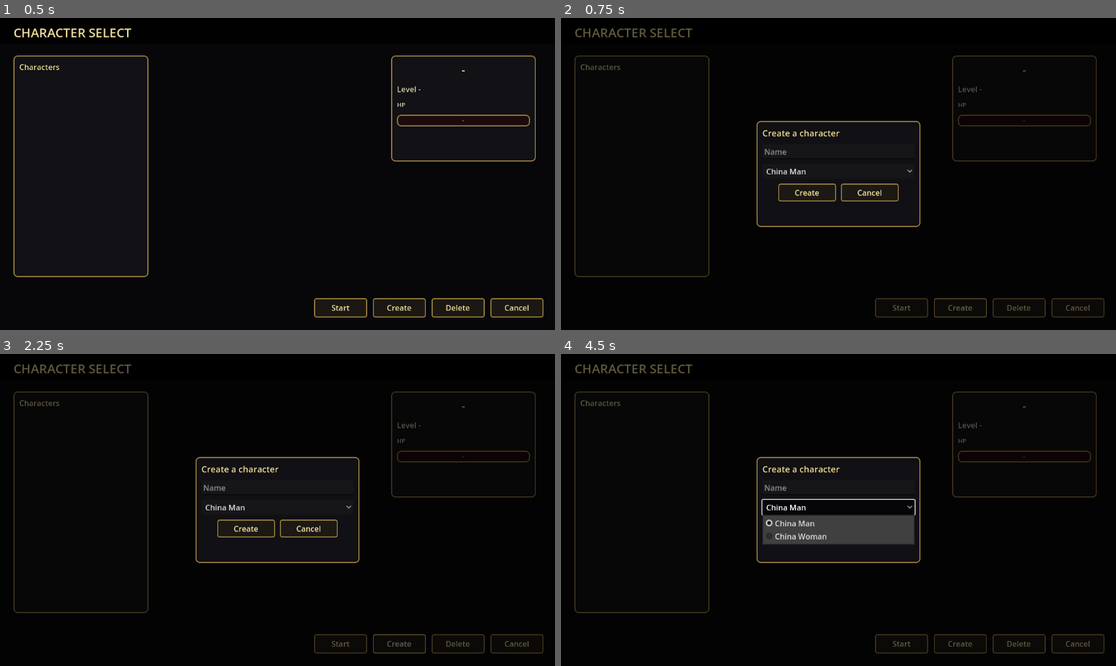
Above: before the commit, frames 1-4 (two rows, left to right).
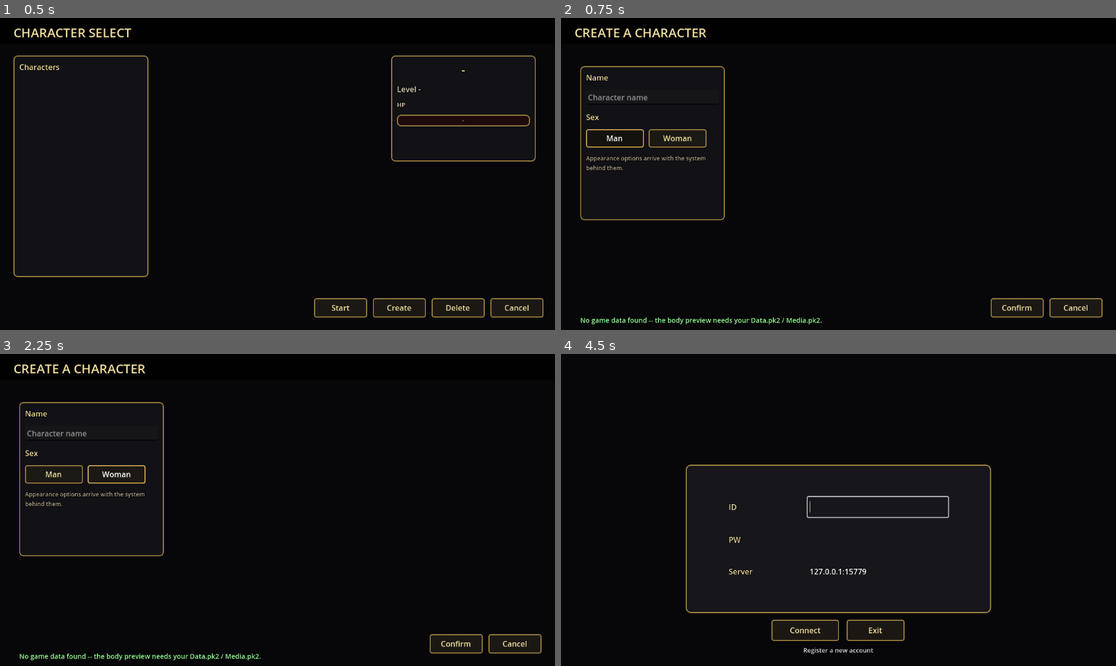
Above: after the commit, the same moments.

Repository: TheOpenSRO/OpenSRO
Game: Godot game, scene res://scenes/CharacterSelect.tscn
The game is run twice, just before and just after one commit, with the same random seed, the same clock (stepped at 60 frames per second) and the same inputs. This scene is started directly instead of the project's main scene.
Inputs (mouse positions are in pixels of both pictures, inside the frame that each line leads up to):
- Up to frame 1 (0.5 s): no input
- Up to frame 2 (0.75 s): click "Create" at 0.5 s
- Up to frame 3 (2.25 s): click (55, 475) at 1.25 s, where only the run after the commit has a clickable "Man"; click (116, 475) at 2 s, where only the run after the commit has a clickable "Woman"
- Up to frame 4 (4.5 s): click "Cancel" at 2.75 s; click "Cancel" at 3.5 s; click (838, 506) at 4.25 s, where only the run before the commit has a clickable "China Man"

Frame 1 is identical in both runs. In frame 2, 4.8% of the frame differs, in the area x 2-98%, y 3-99%; in frame 3, 4.8%; in frame 4, 6.6%, in the area x 2-98%, y 3-97%.

Commit message:
Create a character with a live 3D body preview
The select screen's Create now opens a real create screen: a name, a Man /
Woman choice, and a live 3D preview of the body being made, over the
gold-dragon loading_charactercustom backdrop. A new CharacterPreview reuses
the world's own character pieces -- the characterdata code->.bsr
resolution, SkinnedBsrAssembler, and PaperDoll's framed SubViewport -- and
plays the body's idle so it stands and breathes instead of holding the bind
pose. Loaded from the player's Data.pk2 / Media.pk2 at runtime; nothing
shipped, and with no archives it says so.

Two honest omissions, disclosed on-screen: the appearance sliders (figure,
height, weapon, cloth) are absent because the server stores only gender and
the client renders from that, so a slider would change nothing; and the race
is Chinese only because there are no European body assets, so the two-statue
race pick would offer an uncreatable choice. The temporary inline create
popup is removed.

See FRONTEND_CHECKLIST and WORLD_ISSUES round 152.

Co-Authored-By: Claude Opus 4.8 <noreply@anthropic.com>
Claude-Session: https://claude.ai/code/session_01Gs133DKHLYhJYBGF9FG9Ep

Diff:
--- /dev/null
+++ b/client/scenes/CharacterCreate.tscn
@@ -0,0 +1,12 @@
+[gd_scene load_steps=2 format=3 uid="uid://dxr8kq2mfn7wa"]
+
+[ext_resource type="Script" path="res://scripts/CharacterCreate.gd" id="1"]
+
+[node name="CharacterCreate" type="Control"]
+layout_mode = 3
+anchors_preset = 15
+anchor_right = 1.0
+anchor_bottom = 1.0
+grow_horizontal = 2
+grow_vertical = 2
+script = ExtResource("1")
--- /dev/null
+++ b/client/scripts/CharacterCreate.gd
@@ -0,0 +1,116 @@
+extends Control
+
+## Character create: name the character, pick a body (China Man / China
+## Woman -- the two the server supports), see a live 3D preview of it, and
+## confirm. The preview is the real assembled body (CharacterPreview).
+##
+## Appearance sliders (figure / height / weapon / cloth) the original shows
+## are deliberately absent: the server stores only the gender, and the client
+## renders the body from that alone, so a slider here would change nothing --
+## it goes in when there is a system behind it. Race is Chinese only for the
+## same honesty reason: there are no European body assets yet. See
+## docs/FRONTEND_CHECKLIST.md.
+
+const BACKDROP_DDJ := "interface\\loading\\loading_charactercustom.ddj"
+
+var _preview: CharacterPreview
+var _name_edit: LineEdit
+var _gender := CharacterNet.GENDER_CHINA_MAN
+var _status: Label
+var _man_button: Button
+var _woman_button: Button
+
+func _ready() -> void:
+	_build_ui()
+	NetClient.character_create_result.connect(_on_create_result)
+	_preview.set_gender(_gender)
+
+func _build_ui() -> void:
+	add_child(FrontEndUi.ground())
+	var media := FrontEndUi.open_media()
+	var bg := FrontEndUi.backdrop(media, BACKDROP_DDJ)
+	if bg != null:
+		add_child(bg)
+	add_child(FrontEndUi.header("CREATE A CHARACTER"))
+	var screen := get_viewport_rect().size
+
+	# Centre: the live 3D body.
+	_preview = CharacterPreview.new(Vector2i(360, 680))
+	_preview.custom_minimum_size = Vector2(360, 680)
+	_preview.size = Vector2(360, 680)
+	_preview.position = Vector2(screen.x * 0.5 - 180, 80)
+	add_child(_preview)
+
+	# Left: name and sex.
+	var panel := FrontEndUi.plate()
+	panel.position = Vector2(40, 100)
+	panel.custom_minimum_size = Vector2(300, 320)
+	panel.size = Vector2(300, 320)
+	add_child(panel)
+	var col := VBoxContainer.new()
+	col.add_theme_constant_override("separation", 14)
+	panel.add_child(col)
+
+	col.add_child(FrontEndUi.label("Name", 16))
+	_name_edit = LineEdit.new()
+	_name_edit.placeholder_text = "Character name"
+	col.add_child(_name_edit)
+
+	col.add_child(FrontEndUi.label("Sex", 16))
+	var sex_row := HBoxContainer.new()
+	sex_row.add_theme_constant_override("separation", 10)
+	col.add_child(sex_row)
+	var group := ButtonGroup.new()
+	_man_button = _sex_button("Man", CharacterNet.GENDER_CHINA_MAN, group)
+	_man_button.button_pressed = true
+	sex_row.add_child(_man_button)
+	_woman_button = _sex_button("Woman", CharacterNet.GENDER_CHINA_WOMAN, group)
+	sex_row.add_child(_woman_button)
+
+	var note := FrontEndUi.label("Appearance options arrive with the system\nbehind them.", 12, Color(0.7, 0.66, 0.55))
+	col.add_child(note)
+
+	# Bottom-right: Confirm / Cancel.
+	var buttons := HBoxContainer.new()
+	buttons.add_theme_constant_override("separation", 12)
+	buttons.position = Vector2(screen.x - 260, screen.y - 66)
+	add_child(buttons)
+	var confirm := FrontEndUi.button("Confirm", Vector2(110, 40))
+	confirm.pressed.connect(_on_confirm)
+	buttons.add_child(confirm)
+	var cancel := FrontEndUi.button("Cancel", Vector2(110, 40))
+	cancel.pressed.connect(_back_to_select)
+	buttons.add_child(cancel)
+
+	_status = FrontEndUi.label("", 14, Color(0.6, 1.0, 0.6))
+	_status.position = Vector2(40, screen.y - 30)
+	add_child(_status)
+
+	if not _preview.has_archives():
+		_status.text = "No game data found -- the body preview needs your Data.pk2 / Media.pk2."
+
+func _sex_button(text: String, gender: String, group: ButtonGroup) -> Button:
+	var b := FrontEndUi.button(text, Vector2(120, 38))
+	b.toggle_mode = true
+	b.button_group = group
+	b.pressed.connect(func():
+		_gender = gender
+		_preview.set_gender(gender))
+	return b
+
+func _on_confirm() -> void:
+	var char_name := _name_edit.text.strip_edges()
+	if char_name.is_empty():
+		_status.text = "Enter a name first."
+		return
+	_status.text = "Creating..."
+	NetClient.create_character(char_name, _gender)
+
+func _on_create_result(ok: bool, reason: String) -> void:
+	if ok:
+		_back_to_select()
+	else:
+		_status.text = "Create failed: %s" % reason
+
+func _back_to_select() -> void:
+	get_tree().change_scene_to_file("res://scenes/CharacterSelect.tscn")
--- a/client/scripts/CharacterSelect.gd
+++ b/client/scripts/CharacterSelect.gd
@@ -25,14 +25,10 @@
 var _status: Label
 var _start_button: Button
 var _delete_button: Button
-var _create_popup: Control
-var _create_name: LineEdit
-var _create_gender: OptionButton
 
 func _ready() -> void:
 	_build_ui()
 	NetClient.character_list_result.connect(_on_list_result)
-	NetClient.character_create_result.connect(_on_create_result)
 	NetClient.character_delete_result.connect(_on_delete_result)
 	NetClient.enter_world_result.connect(_on_enter_world_result)
 	# QA render hook: with no logged-in session this screen would list
@@ -131,7 +127,7 @@
 	_start_button.pressed.connect(_on_enter_pressed)
 	buttons.add_child(_start_button)
 	var create_button := FrontEndUi.button("Create", Vector2(110, 40))
-	create_button.pressed.connect(func(): _create_popup.visible = true)
+	create_button.pressed.connect(func(): get_tree().change_scene_to_file("res://scenes/CharacterCreate.tscn"))
 	buttons.add_child(create_button)
 	_delete_button = FrontEndUi.button("Delete", Vector2(110, 40))
 	_delete_button.pressed.connect(_on_delete_pressed)
@@ -143,45 +139,6 @@
 	_status = FrontEndUi.label("", 14, Color(0.6, 1.0, 0.6))
 	_status.position = Vector2(28, screen.y - 30)
 	add_child(_status)
-
-	_build_create_popup()
-
-## A compact create dialog (name + gender). Temporary: the full race-select
-## and character-customize flow will replace it -- see FRONTEND_CHECKLIST.
-func _build_create_popup() -> void:
-	_create_popup = FrontEndUi.ground(Color(0, 0, 0, 0.6))
-	_create_popup.mouse_filter = Control.MOUSE_FILTER_STOP
-	_create_popup.visible = false
-	add_child(_create_popup)
-	var dialog := FrontEndUi.plate()
-	dialog.set_anchors_preset(Control.PRESET_CENTER)
-	dialog.position = Vector2(-170, -110)
-	dialog.custom_minimum_size = Vector2(340, 220)
-	dialog.size = Vector2(340, 220)
-	_create_popup.add_child(dialog)
-	var col := VBoxContainer.new()
-	col.add_theme_constant_override("separation", 10)
-	dialog.add_child(col)
-	col.add_child(FrontEndUi.label("Create a character", 18))
-	_create_name = LineEdit.new()
-	_create_name.placeholder_text = "Name"
-	col.add_child(_create_name)
-	_create_gender = OptionButton.new()
-	_create_gender.add_item("China Man", 0)
-	_create_gender.set_item_metadata(0, CharacterNet.GENDER_CHINA_MAN)
-	_create_gender.add_item("China Woman", 1)
-	_create_gender.set_item_metadata(1, CharacterNet.GENDER_CHINA_WOMAN)
-	col.add_child(_create_gender)
-	var row := HBoxContainer.new()
-	row.add_theme_constant_override("separation", 10)
-	row.alignment = BoxContainer.ALIGNMENT_CENTER
-	col.add_child(row)
-	var ok := FrontEndUi.button("Create", Vector2(120, 36))
-	ok.pressed.connect(_on_create_pressed)
-	row.add_child(ok)
-	var cancel := FrontEndUi.button("Cancel", Vector2(120, 36))
-	cancel.pressed.connect(func(): _create_popup.visible = false)
-	row.add_child(cancel)
 
 # --- Data ------------------------------------------------------------------
 
@@ -238,23 +195,6 @@
 
 # --- Actions (NetClient wiring unchanged) ----------------------------------
 
-func _on_create_pressed() -> void:
-	var char_name := _create_name.text
-	if char_name.is_empty():
-		_status.text = "Enter a name first."
-		return
-	var gender: String = _create_gender.get_selected_metadata() if _create_gender.selected >= 0 else ""
-	NetClient.create_character(char_name, gender)
-
-func _on_create_result(ok: bool, reason: String) -> void:
-	if ok:
-		_status.text = "Character created."
-		_create_name.text = ""
-		_create_popup.visible = false
-		NetClient.list_characters()
-	else:
-		_status.text = "Create failed: %s" % reason
-
 func _on_delete_pressed() -> void:
 	var char_name := _selected_name()
 	if char_name.is_empty():
--- /dev/null
+++ b/client/scripts/ui/character_preview.gd
@@ -0,0 +1,107 @@
+class_name CharacterPreview
+extends Control
+
+## A live 3D preview of an assembled character body for a chosen gender, for
+## the character-create screen. It reuses the world's own pieces -- the
+## characterdata code->.bsr resolution, SkinnedBsrAssembler, and PaperDoll (a
+## SubViewport that frames and lights a skeleton in its own little scene) --
+## so the preview is the same body the world builds, not a stand-in.
+##
+## Everything is loaded at runtime from the player's own Data.pk2 / Media.pk2;
+## nothing is shipped. With no archives (a dev run without game data) it shows
+## nothing rather than a placeholder. See docs/FRONTEND.md.
+
+# The same mapping World3D uses (GENDER_BODY_CODE): a gender to its
+# characterdata code, which the table resolves to a body .bsr.
+const GENDER_BODY_CODE := {
+	"china_man": "CHAR_CH_MAN_FIGHTER",
+	"china_woman": "CHAR_CH_WOMAN_FIGHTER",
+}
+
+var _data_pk2: Pk2Reader
+var _media_pk2: Pk2Reader
+var _bodies := {} # characterdata code -> body .bsr path
+var _doll: PaperDoll
+var _view: TextureRect
+var _gender := ""
+var _ready_done := false
+# The body's own idle, played so the preview stands and breathes rather than
+# holding the bind (T-)pose -- the same animation the world gives the player.
+var _skeleton: Skeleton3D
+var _idle: BanReader.ParsedAnimation
+var _anim_time := 0.0
+
+func _init(size_px: Vector2i = Vector2i(320, 640)) -> void:
+	_doll = PaperDoll.new()
+	_doll.size = size_px
+	add_child(_doll)
+	_view = TextureRect.new()
+	_view.expand_mode = TextureRect.EXPAND_IGNORE_SIZE
+	_view.stretch_mode = TextureRect.STRETCH_KEEP_ASPECT_CENTERED
+	_view.set_anchors_and_offsets_preset(Control.PRESET_FULL_RECT)
+	_view.mouse_filter = Control.MOUSE_FILTER_IGNORE
+	add_child(_view)
+
+func _ready() -> void:
+	# The doll is in the tree now, so its viewport texture is live.
+	_view.texture = _doll.get_texture()
+	_open_archives()
+	_ready_done = true
+	if _gender != "":
+		_rebuild()
+
+## Opens the player's Data.pk2 (bodies) and Media.pk2 (characterdata), and
+## reads the code->.bsr table. Leaves everything empty when no archives are
+## configured.
+func _open_archives() -> void:
+	var data_path := Pk2Config.data_path()
+	var media_path := Pk2Config.media_path()
+	if data_path == "" or media_path == "":
+		return
+	_data_pk2 = Pk2Reader.open(data_path)
+	_media_pk2 = Pk2Reader.open(media_path)
+	if _media_pk2 == null:
+		return
+	for path in NpcTableReader.MODEL_TABLE_PATHS:
+		var entry := ObjectLoader.find_file(_media_pk2, path)
+		if entry != null:
+			_bodies = NpcTableReader.parse_models_by_code(_media_pk2.read_file(entry), _bodies)
+
+## Shows the body for `gender` (one of GENDER_BODY_CODE's keys). Cheap to
+## call with the current gender (a no-op).
+func set_gender(gender: String) -> void:
+	if gender == _gender:
+		return
+	_gender = gender
+	if _ready_done:
+		_rebuild()
+
+func _rebuild() -> void:
+	if _data_pk2 == null or _bodies.is_empty():
+		return
+	var code: String = GENDER_BODY_CODE.get(_gender, GENDER_BODY_CODE["china_man"])
+	var bsr_path: String = _bodies.get(code, "")
+	if bsr_path == "":
+		push_warning("CharacterPreview: characterdata has no %s body" % code)
+		return
+	var assembled := SkinnedBsrAssembler.assemble_from_archive(_data_pk2, bsr_path, true)
+	if assembled == null:
+		return
+	_skeleton = assembled.skeleton
+	_idle = assembled.idle_animation
+	_anim_time = 0.0
+	_doll.set_character(_skeleton)
+
+## Advances the idle so the preview breathes instead of holding its bind
+## pose. The skeleton is re-framed once by PaperDoll on set_character; the
+## idle keeps the bones near that framing.
+func _process(delta: float) -> void:
+	if _idle == null or _skeleton == null or not is_instance_valid(_skeleton):
+		return
+	_anim_time += delta
+	Skeleton3DBuilder.apply_ban_pose_at(_skeleton, _idle, _anim_time, true)
+
+## Whether real archives were found -- the create screen shows a plain note
+## instead of an empty box when not.
+func has_archives() -> bool:
+	return _data_pk2 != null and not _bodies.is_empty()
Not shown, changed: docs/FRONTEND_CHECKLIST.md
Not shown, changed: docs/WORLD_ISSUES.md
